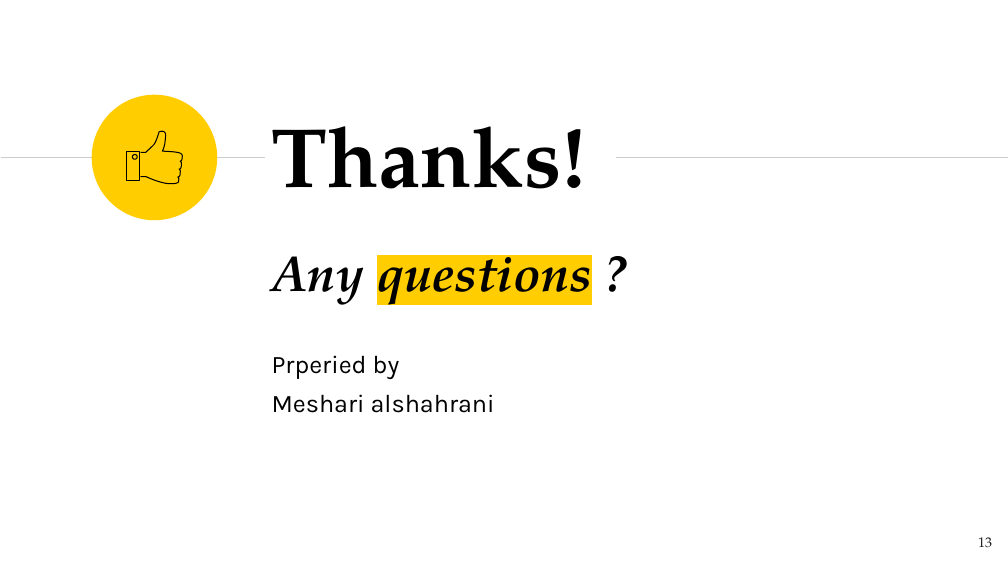
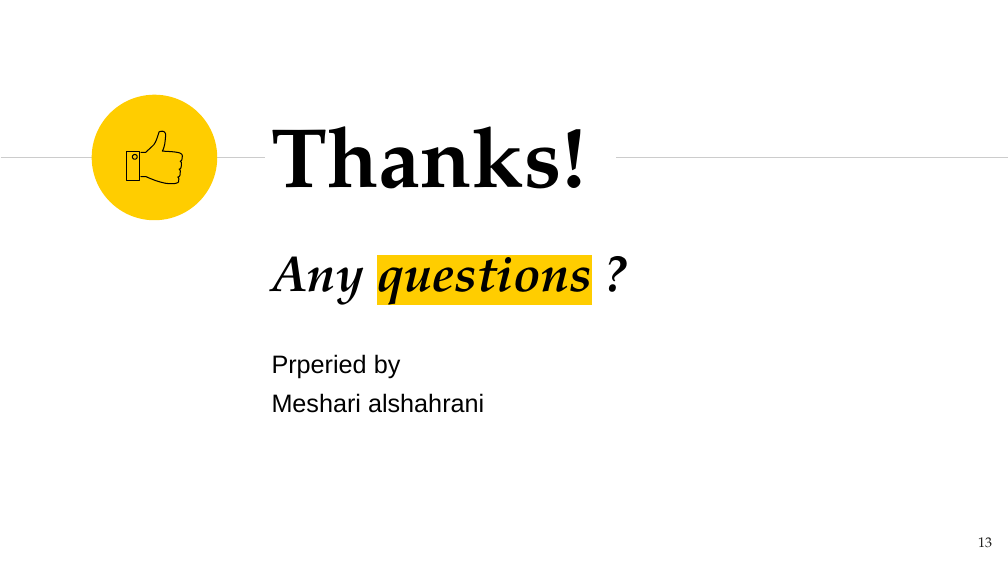
Before and after one commit to Meshari16/project, a slide deck: slide 13 of mainproject.pptx. Drawn at 1008x567 pixels with LibreOffice and Linux fonts; fonts in the diff are those of the drawing. Boxes give left, top, right and bottom in pixels: in the first picture for what was removed or moved away, otherwise in the second. Text is boxed around its words. In the diff, an @@ line names an element or a change of style, - is before the commit and + after.

```diff
--- a/mainproject.pptx
+++ b/mainproject.pptx
@@ subtitle at (272, 354, 484, 413): font Karla to Arial in "Prperied by", "Meshari alshahrani" @@
```
Also in this commit, not shown: 7 other slides changed.
